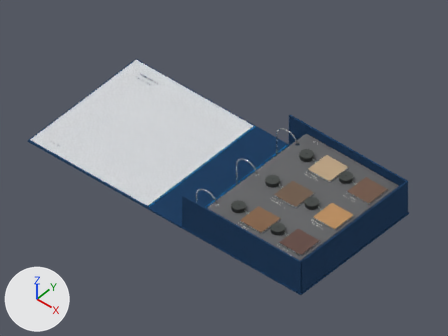
The Blender file volume-4-model.blend: old version first, new version second.
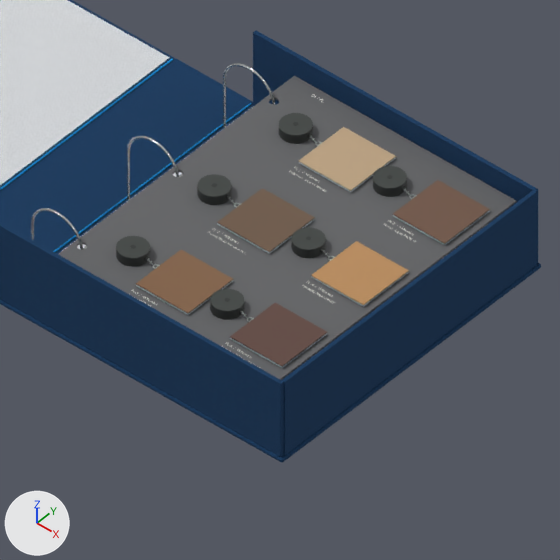
Each version appears first from the file's camera 'Presentation_camera', and next in a close-up on the part from 41% to 93% of the width and 30% to 100% of the height. Arrows for +X, +Y and +Z are at lower left; the lights stay in place. The first two pictures are the older version.

Objects in the first close-up: 'Cover_box_end', 'Cover_box_side', 'Cover_box_side.001', 'Cover_right', 'Inside_left', 'Mounting_page_1', 'Sample_PL-1', 'Sample_PL-2', 'Sample_PL-3', 'Sample_PL-4', 'Sample_PL-5', 'Sample_PL-6', 'Spine_3_in' and 25 more.
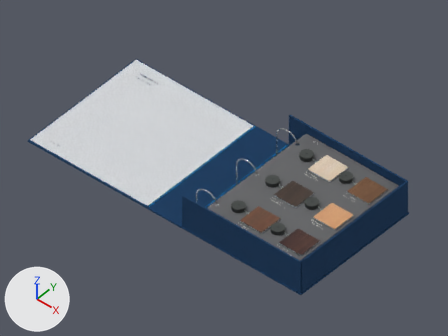
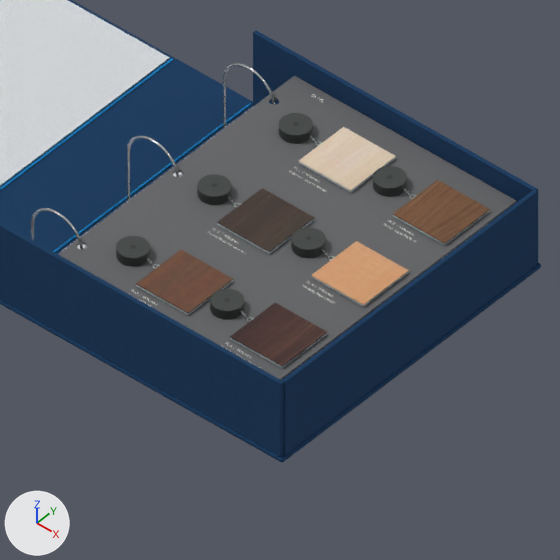
Changed parts and their boxes (x1, y1, x2, y2) in the close-ups (560 x 560 px):
'Sample_PL-4', surface changed
    both: (311, 241, 409, 305)
'Sample_PL-2', surface changed
    both: (393, 180, 490, 244)
'Sample_PL-6', surface changed
    both: (230, 303, 327, 367)
'Sample_PL-3', surface changed (darker)
    both: (217, 188, 315, 252)
'Sample_PL-1', surface changed
    both: (298, 127, 396, 191)
'Sample_PL-5', surface changed
    both: (136, 250, 233, 314)

The change in detail:
Picture 'pl-6-verified.jpg' (img_pl_6_verified_jpg) is new.
Picture 'pl-5-verified.jpg' (img_pl_5_verified_jpg) is new.
Picture 'pl-4-verified.jpg' (img_pl_4_verified_jpg) is new.
Picture 'pl-3-verified.jpg' (img_pl_3_verified_jpg) is new.
Picture 'pl-2-verified.jpg' (img_pl_2_verified_jpg) is new.
Picture 'pl-1-verified.jpg' (img_pl_1_verified_jpg) is new.
Material 'PL-1 product texture' (mat_pl_1_product_texture) changes its picture from img_pl_1_png to img_pl_1_verified_jpg.
Material 'PL-2 product texture' (mat_pl_2_product_texture) changes its picture from img_pl_2_png to img_pl_2_verified_jpg.
Material 'PL-3 product texture' (mat_pl_3_product_texture) changes its picture from img_pl_3_png to img_pl_3_verified_jpg.
Material 'PL-4 product texture' (mat_pl_4_product_texture) changes its picture from img_pl_4_png to img_pl_4_verified_jpg.
Material 'PL-5 product texture' (mat_pl_5_product_texture) changes its picture from img_pl_5_png to img_pl_5_verified_jpg.
Material 'PL-6 product texture' (mat_pl_6_product_texture) changes its picture from img_pl_6_png to img_pl_6_verified_jpg.
